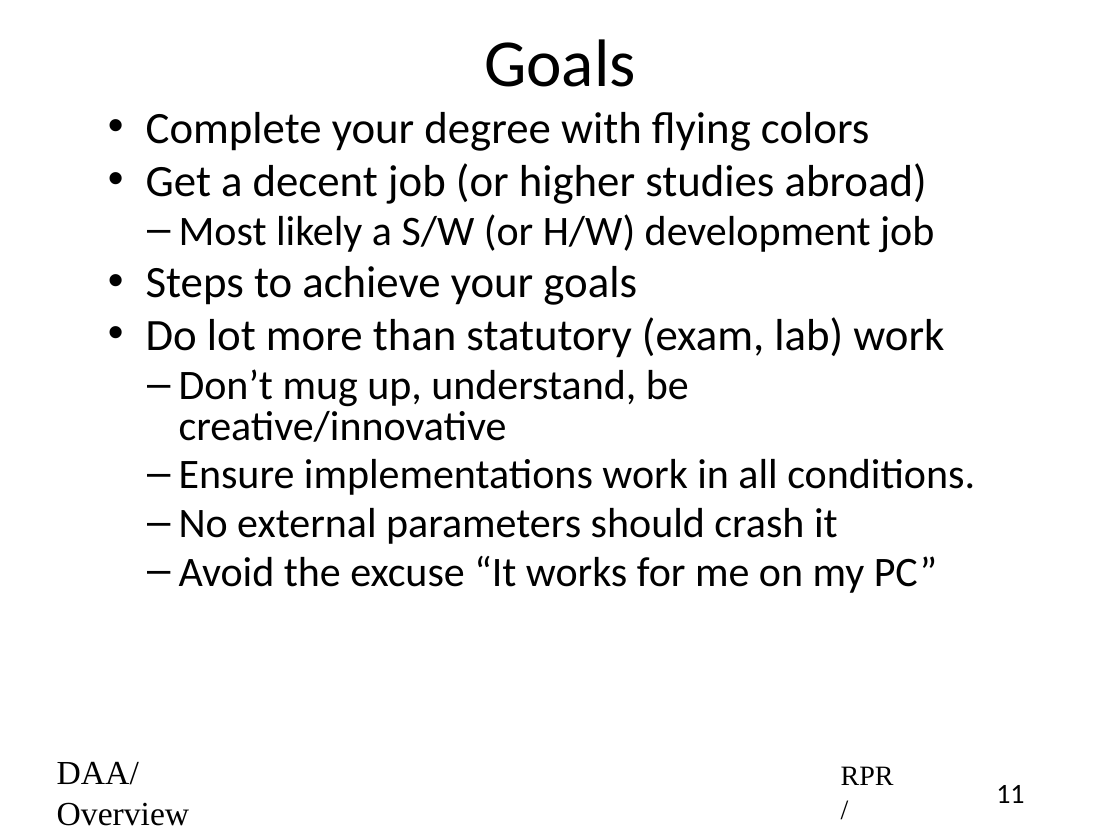
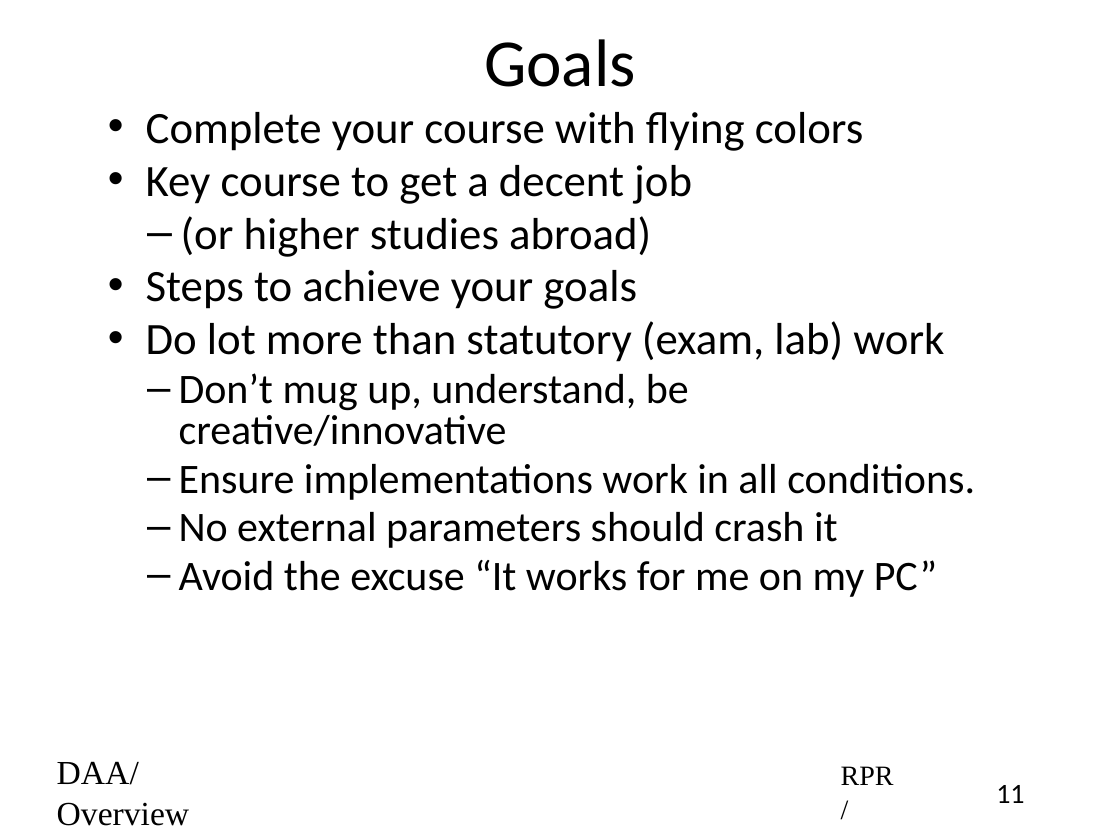
Before and after one commit to rprustagi/2019-17CS43-DAA, a slide deck: slide 11 of Slides-RPR/2019-H1-DAA-L01-Overview.pptx. Drawn at 1120x840 pixels with LibreOffice and Linux fonts; fonts in the diff are those of the drawing. Boxes give left, top, right and bottom in pixels: in the first picture for what was removed or moved away, otherwise in the second. Text is boxed around its words. In the diff, an @@ line names an element or a change of style, - is before the commit and + after.

```diff
--- a/Slides-RPR/2019-H1-DAA-L01-Overview.pptx
+++ b/Slides-RPR/2019-H1-DAA-L01-Overview.pptx
@@ text at (146, 112, 863, 257): text changed @@
-• Complete your degree with flying colors
-• Get a decent job (or higher studies abroad)
-  – Most likely a S/W (or H/W) development job
+• Complete your course with flying colors
+• Key course to get a decent job
+  – (or higher studies abroad)
```
Also in this commit, not shown: 10 other slides changed, 1 slide added, 14 other files.
